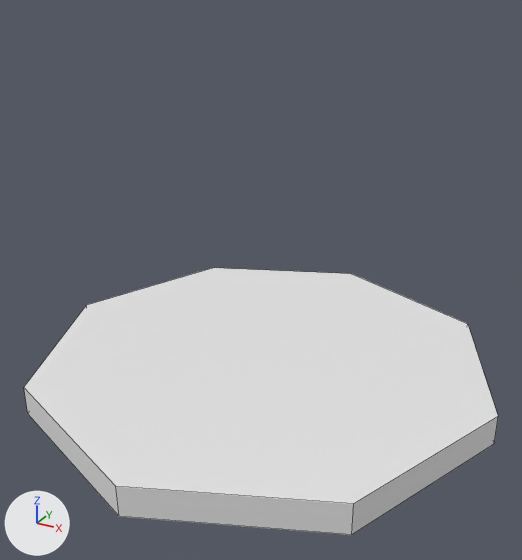
Before and after pictures for a commit that changed the Blender file assets/meshes/puzzle/pottery_wheel.blend.
Camera for both pictures: a camera (50 mm lens) standing at (2.64, -4.85, 3.36) and looking at (0.07, -0.17, 1.02). The axes (+X, +Y, +Z) are drawn at lower left. The lights are the same throughout. Mesh edges are drawn as thin lines.

Script lines for the objects in view, before the commit:
```python
me_pottery_wheel = bpy.data.meshes.new('pottery_wheel')
me_pottery_wheel.from_pydata(...)  # an 8-sided cylinder along z spanning x -2.0..2.0, y -2.0..2.0, z 0.0..0.25
me_pottery_wheel.materials.append(mat_vtx_color)  # its picture is missing
ob_cylinder = bpy.data.objects.new('Cylinder', me_pottery_wheel)
ob_cylinder.location = (0.0, 0.0, 0.0)
```
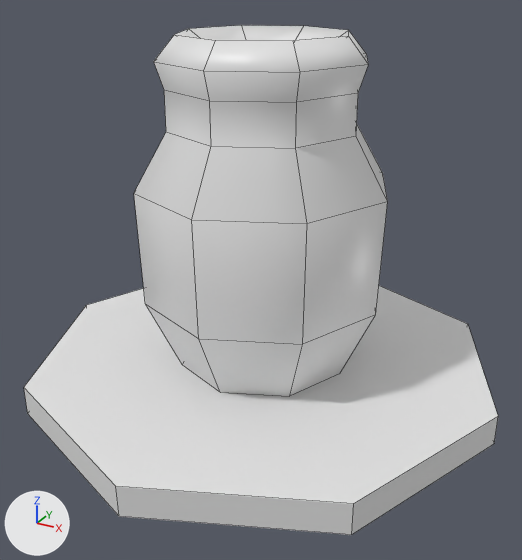
Changed parts and their boxes (x1, y1, x2, y2) in the pictures (522 x 560 px):
'Plane', added: after (134, 25, 388, 396)

Diff of the bpy script that builds the scene:
```diff
--- a/assets/meshes/puzzle/pottery_wheel.blend.py
+++ b/assets/meshes/puzzle/pottery_wheel.blend.py
@@ me_plane @@
+me_plane.from_pydata(...)  # 72 vertices, 65 faces; spans x -1.02..1.02, y -1.02..1.02, z 0.25..2.9
+me_plane.polygons.foreach_set('use_smooth', [True] * 65)
+me_plane.materials.append(mat_vtx_color)  # its picture is missing
@@ ob_plane @@
+ob_plane = bpy.data.objects.new('Plane', me_plane)
+ob_plane.location = (0.0, 0.0, 0.0)
```
